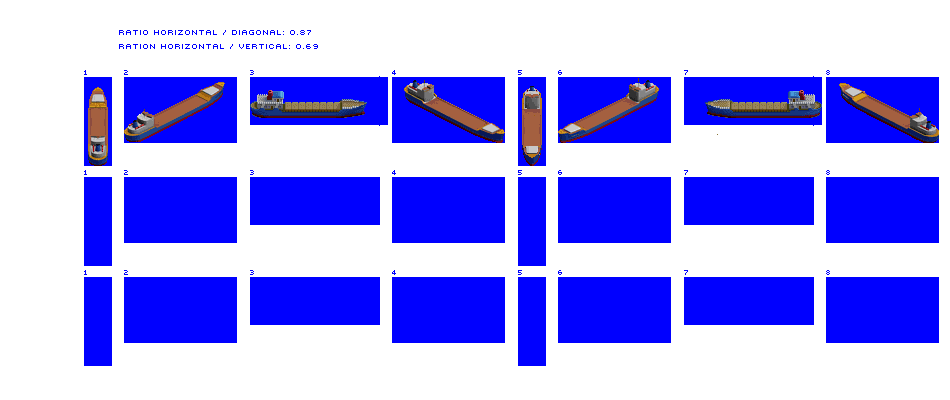
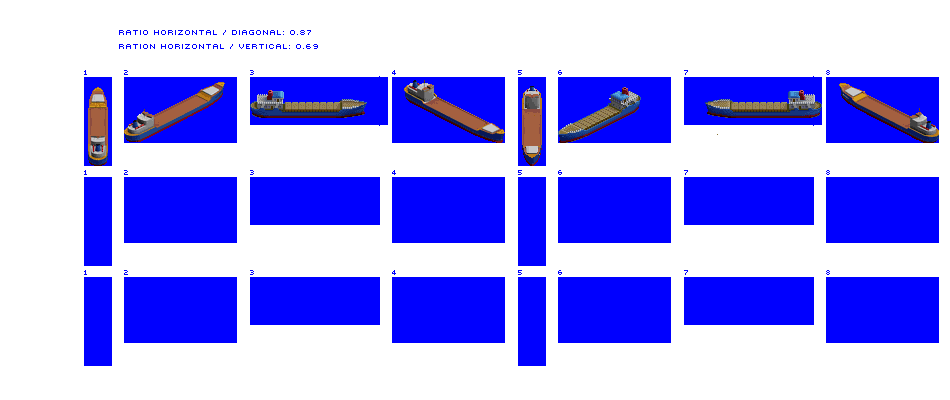
Revision of a layered 950 x 400 image; what changed, layer by layer:
renamed "Large Coaster" to "Coaster", painted on it over [558,78,659,143]
